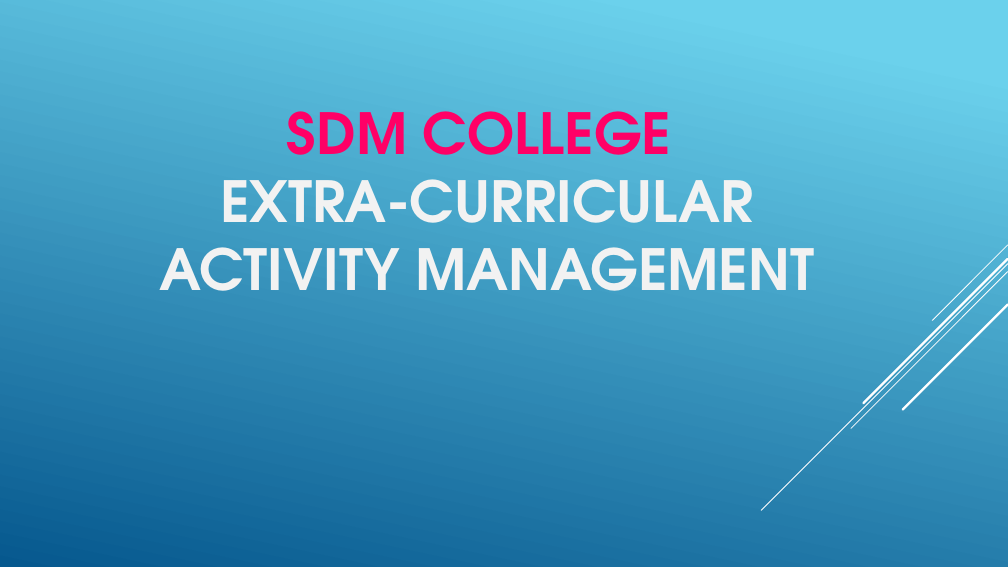
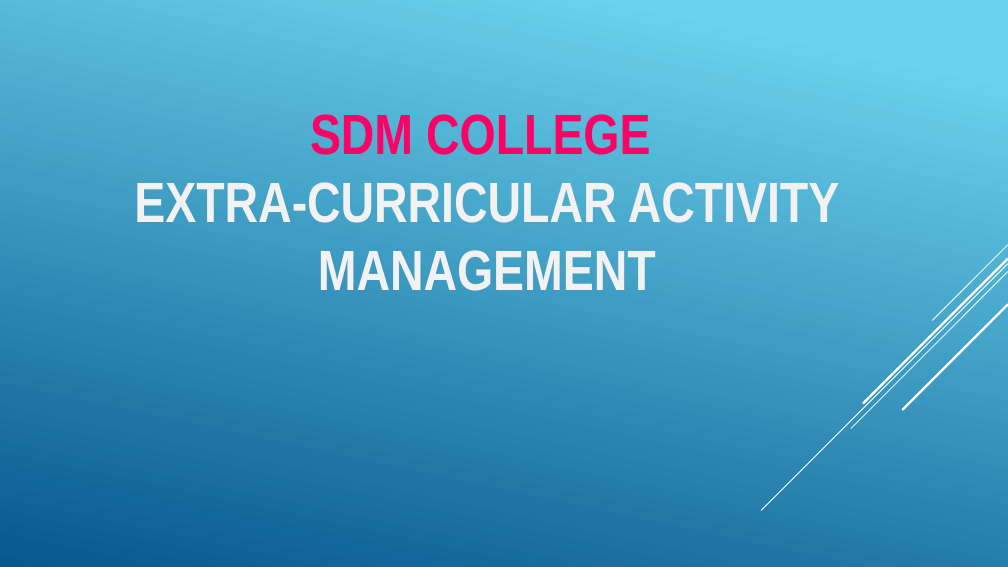
Before and after one commit to SanjayJoshi116/Extra-Curricular-Activity-Management, a slide deck: slide 2 of Project Docs/Presentation.pptx. Drawn at 1008x567 pixels with LibreOffice and Linux fonts; fonts in the diff are those of the drawing. Boxes give left, top, right and bottom in pixels: in the first picture for what was removed or moved away, otherwise in the second. Text is boxed around its words. In the diff, an @@ line names an element or a change of style, - is before the commit and + after.

```diff
--- a/Project Docs/Presentation.pptx
+++ b/Project Docs/Presentation.pptx
@@ text "SDM COLLEGE EXTRA-CURRICULAR ACTIVITY MANAGEMENT" at (x1=134, y1=114, x2=839, y2=291): font TeX Gyre Adventor to Arial Narrow @@
```
Also in this commit, not shown: 6 other slides changed, 1 slide added, 2 slides removed.
